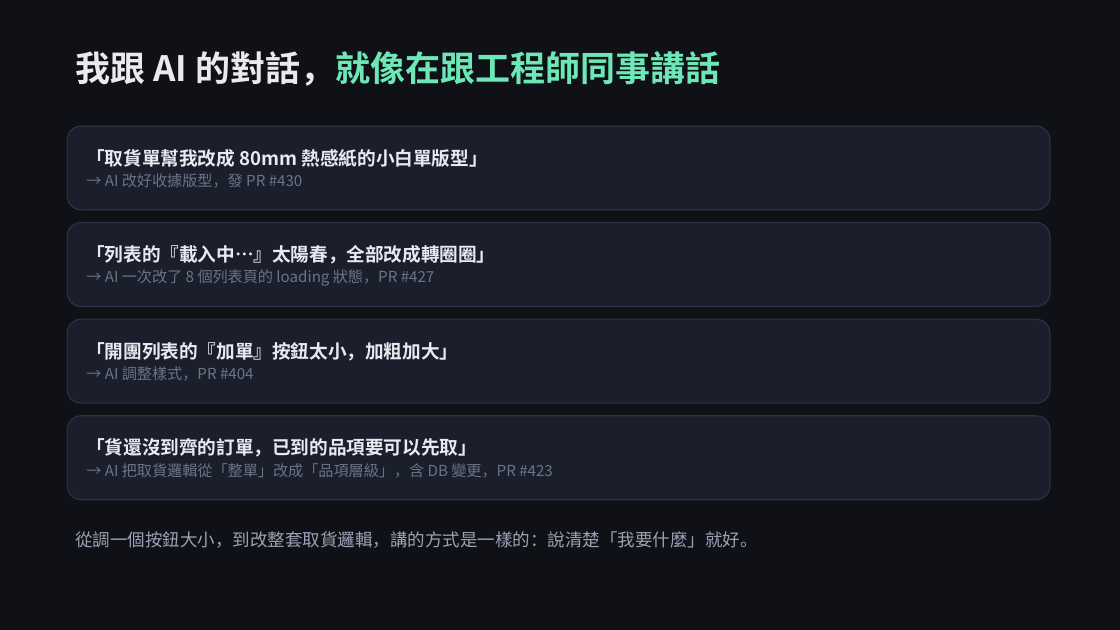
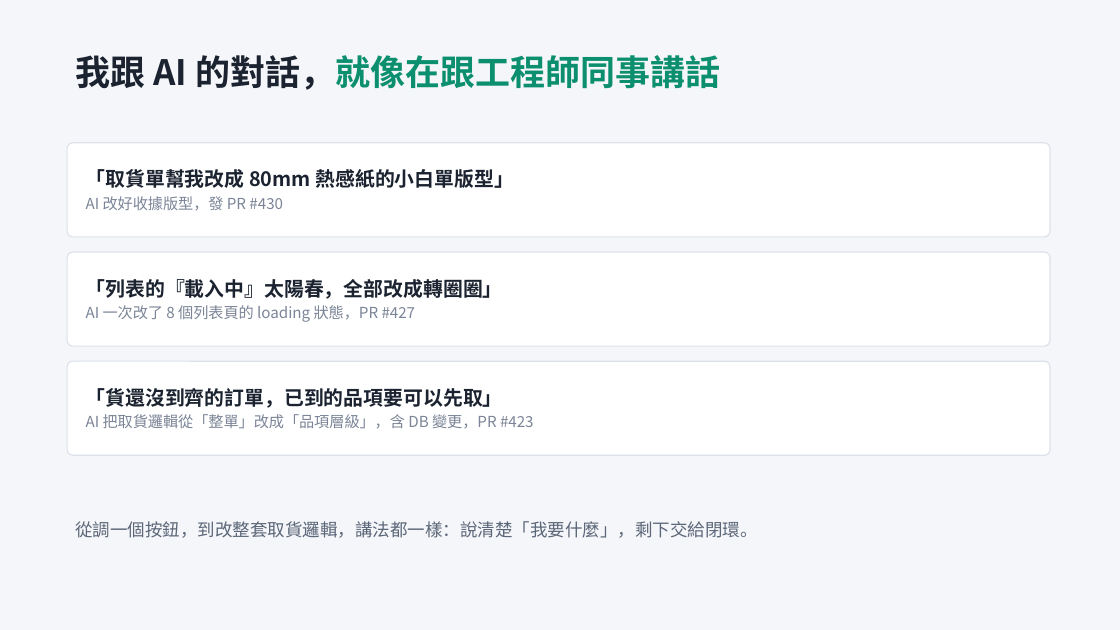
Before and after one commit to lt-foods/new_erp, a slide deck: slide 8 of docs/簡報-AI零程式碼開發ERP分享.pptx (slide 6 before the commit). Drawn at 1120x630 pixels with LibreOffice and Linux fonts; fonts in the diff are those of the drawing. Boxes give left, top, right and bottom in pixels: in the first picture for what was removed or moved away, otherwise in the second. Text is boxed around its words. In the diff, an @@ line names an element or a change of style, - is before the commit and + after.

```diff
--- a/docs/簡報-AI零程式碼開發ERP分享.pptx
+++ b/docs/簡報-AI零程式碼開發ERP分享.pptx
@@ background #0F1117 to #F4F6F9 @@
@@ text "我跟 AI 的對話，就像在跟工程師同事講話" at (75, 55, 720, 90): text colour #E8EAF0 to #1B2330 in "我跟 AI 的對話，就像在跟工程師同事講話"; text colour #6EE7B7 to #0B8F6E in "的對話，就像在跟工程師同事講話" @@
@@ rounded rectangle "「取貨單幫我改成 80mm 熱感紙的小白單版型」": place and size @@
-rounded rectangle "「取貨單幫我改成 80mm 熱感紙的小白單版型」" at (67, 126, 1050, 210)
+rounded rectangle "「取貨單幫我改成 80mm 熱感紙的小白單版型」" at (67, 143, 1050, 237)
@@ text in rounded rectangle at (86, 169, 514, 188): size 16 to 17 pt, text colour #E8EAF0 to #1B2330 in "「取貨單幫我改成 80mm 熱感紙的小白單版型」"; more space between paragraphs @@
@@ text in rounded rectangle at (86, 196, 283, 210): text changed; text colour #6B7385 to #7B8597 @@
-→ AI 改好收據版型，發 PR #430
+AI 改好收據版型，發 PR #430
@@ rounded rectangle "「列表的『載入中』太陽春，全部改成轉圈圈」": place and size @@
-rounded rectangle "「列表的『載入中』太陽春，全部改成轉圈圈」" at (67, 223, 1050, 307)
+rounded rectangle "「列表的『載入中』太陽春，全部改成轉圈圈」" at (67, 252, 1050, 346)
@@ text in rounded rectangle at (86, 279, 503, 322): text changed; text colour #6B7385 to #7B8597 @@
-「列表的『載入中…』太陽春，全部改成轉圈圈」
-→ AI 一次改了 8 個列表頁的 loading 狀態，PR #427
+「列表的『載入中』太陽春，全部改成轉圈圈」
+AI 一次改了 8 個列表頁的 loading 狀態，PR #427
@@ rounded rectangle removed at (67, 319, 1050, 403) @@
-「開團列表的『加單』按鈕太小，加粗加大」
-→ AI 調整樣式，PR #404
@@ fill #1A1F2B to #FFFFFF; outline #2A3245 1 pt to #DDE2EA 1 pt; proportions changed in 3 elements at (67, 143, 1050, 237), (67, 252, 1050, 346), (67, 361, 1050, 455) @@
@@ rounded rectangle "「貨還沒到齊的訂單，已到的品項要可以先取」": place and size @@
-rounded rectangle "「貨還沒到齊的訂單，已到的品項要可以先取」" at (67, 416, 1050, 500)
+rounded rectangle "「貨還沒到齊的訂單，已到的品項要可以先取」" at (67, 361, 1050, 455)
@@ text in rounded rectangle at (86, 388, 503, 408): size 16 to 17 pt, text colour #E8EAF0 to #1B2330 in "「貨還沒到齊的訂單，已到的品項要可以先取」"; more space between paragraphs @@
@@ text in rounded rectangle at (86, 414, 534, 429): text changed; text colour #6B7385 to #7B8597 @@
-→ AI 把取貨邏輯從「整單」改成「品項層級」，含 DB 變更，PR #423
+AI 把取貨邏輯從「整單」改成「品項層級」，含 DB 變更，PR #423
@@ text at (75, 521, 757, 538): text changed; text colour #9AA3B5 to #5B6678 @@
-從調一個按鈕大小，到改整套取貨邏輯，講的方式是一樣的：說清楚「我要什麼」就好。
+從調一個按鈕，到改整套取貨邏輯，講法都一樣：說清楚「我要什麼」，剩下交給閉環。
```
Also in this commit, not shown: 8 other slides changed, 3 slides added, 1 slide removed, 1 other file.
